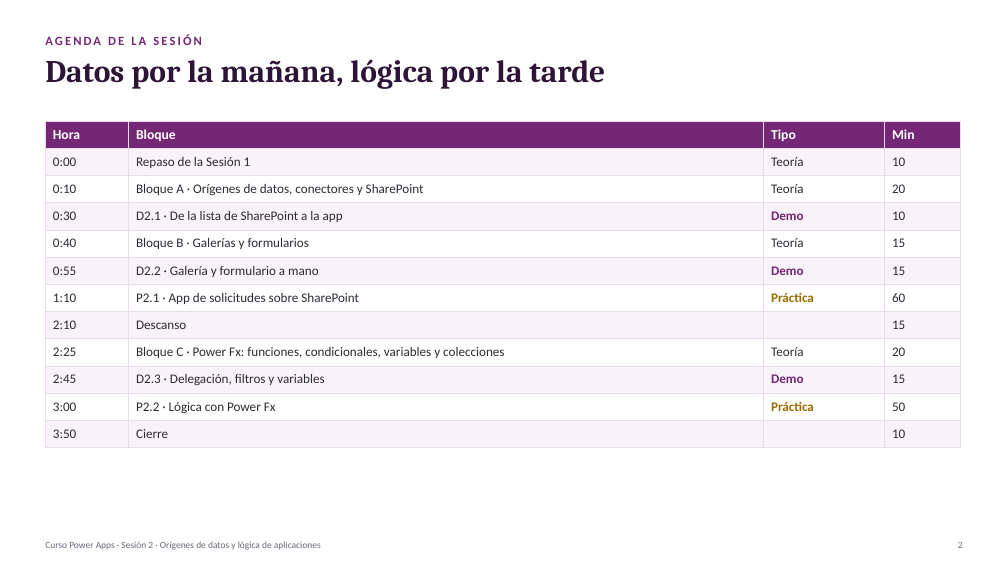
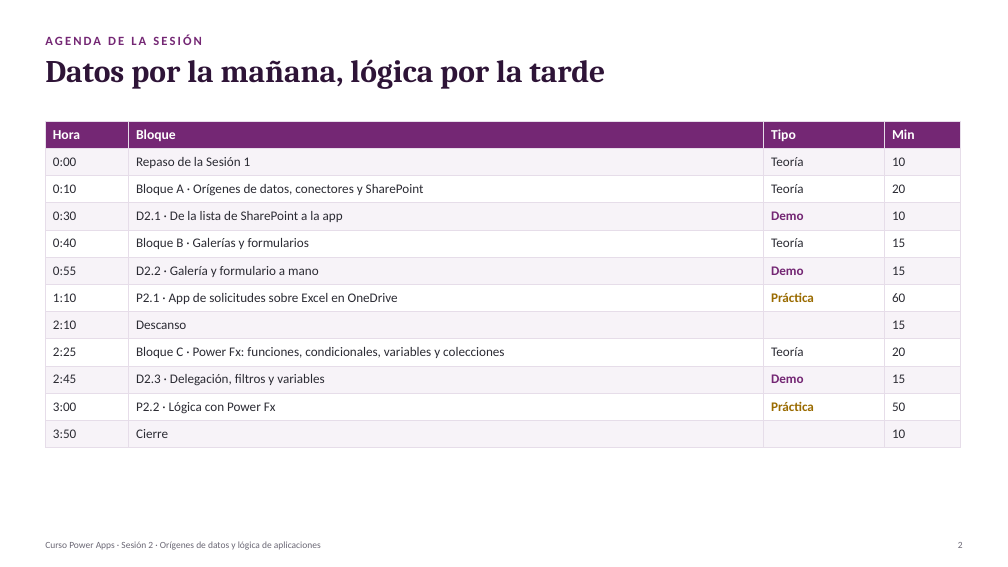
Before and after one commit to jorloicono/AF-POWER-APPS-FUNDAMENTOS, a slide deck: slide 2 of SESION_2/Sesion_2_Origenes_de_datos_y_logica.pptx. Drawn at 1008x567 pixels with LibreOffice and Linux fonts; fonts in the diff are those of the drawing. Boxes give left, top, right and bottom in pixels: in the first picture for what was removed or moved away, otherwise in the second. Text is boxed around its words. In the diff, an @@ line names an element or a change of style, - is before the commit and + after.

Commit message:
P2.1 sobre Excel en OneDrive y diapositiva de dos preguntas de repaso en las sesiones 2, 3 y 4

```diff
--- a/SESION_2/Sesion_2_Origenes_de_datos_y_logica.pptx
+++ b/SESION_2/Sesion_2_Origenes_de_datos_y_logica.pptx
@@ table at (45, 121, 960, 442) @@
-row 7, column 2: P2.1 · App de solicitudes sobre SharePoint
+row 7, column 2: P2.1 · App de solicitudes sobre Excel en OneDrive
```
Also in this commit, not shown: 25 other slides changed, 1 slide added, 7 other files.
